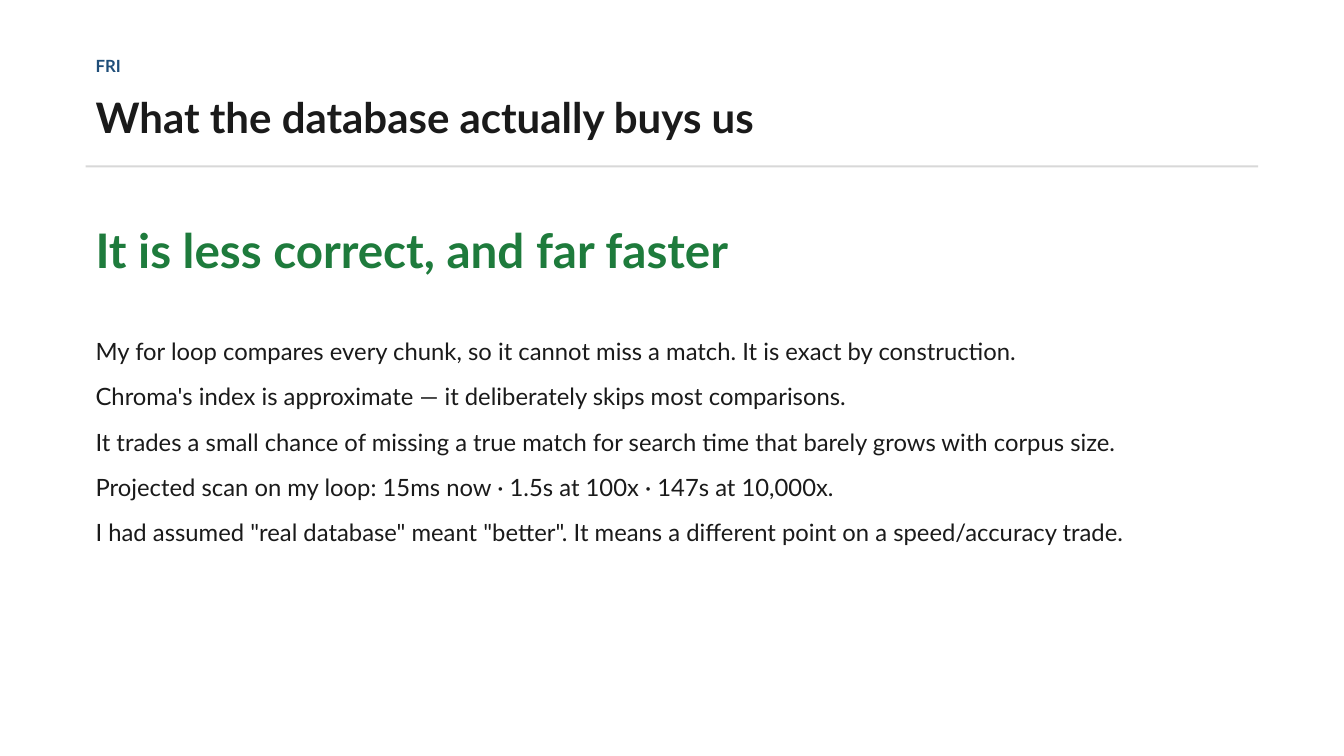
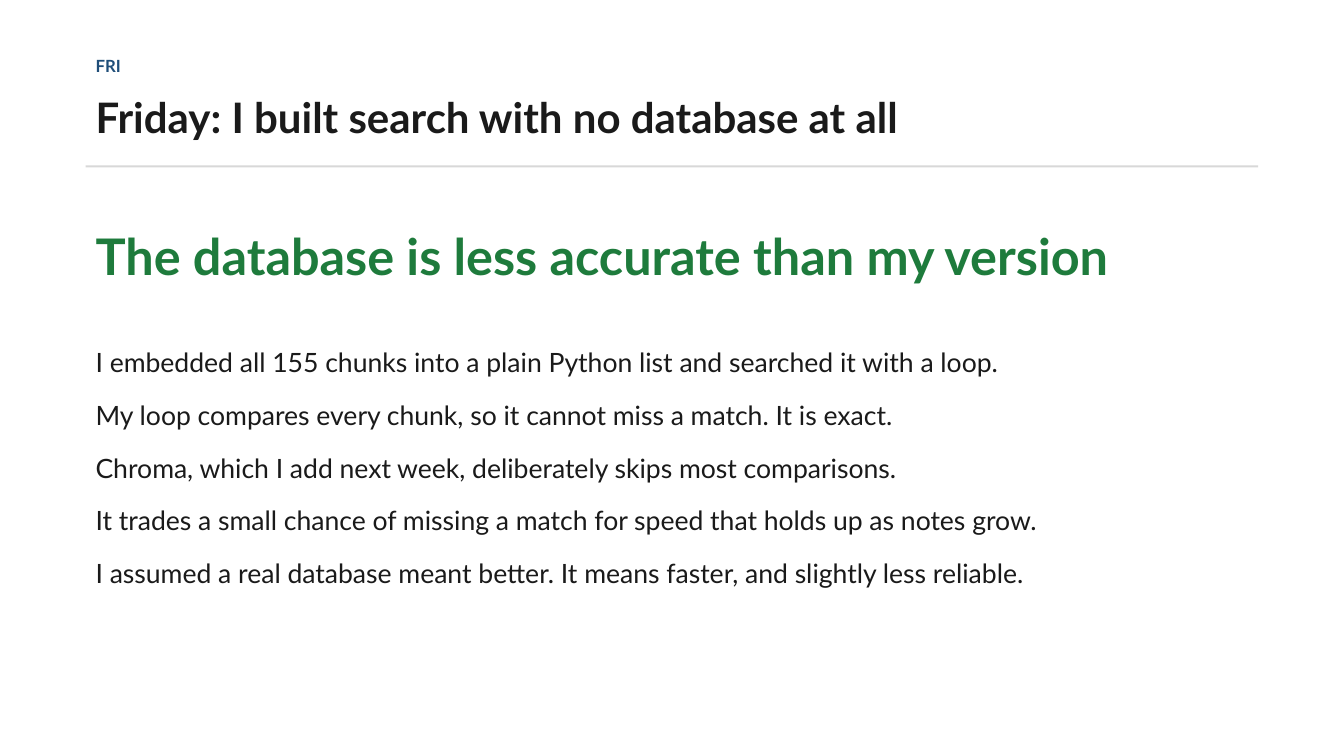
Before and after one commit to Iddrisusalima/ask-my-docs, a slide deck: slide 8 of presentation/week1-review.pptx (slide 13 before the commit). Drawn at 1344x756 pixels with LibreOffice and Linux fonts; fonts in the diff are those of the drawing. Boxes give left, top, right and bottom in pixels: in the first picture for what was removed or moved away, otherwise in the second. Text is boxed around its words. In the diff, an @@ line names an element or a change of style, - is before the commit and + after.

Commit message:
docs(presentation): Cut deck to 10 slides and simplify wording

```diff
--- a/presentation/week1-review.pptx
+++ b/presentation/week1-review.pptx
@@ text at bbox=[96, 101, 898, 140]: text changed @@
-What the database actually buys us
+Friday: I built search with no database at all
@@ text at bbox=[96, 237, 1108, 283]: text changed; size 34 to 36 pt @@
-It is less correct, and far faster
+The database is less accurate than my version
@@ text at bbox=[96, 352, 1036, 588]: text changed; size 17 to 19 pt @@
-My for loop compares every chunk, so it cannot miss a match. It is exact by construction.
-Chroma's index is approximate — it deliberately skips most comparisons.
-It trades a small chance of missing a true match for search time that barely grows with corpus size.
-Projected scan on my loop: 15ms now · 1.5s at 100x · 147s at 10,000x.
-I had assumed "real database" meant "better". It means a different point on a speed/accuracy trade.
+I embedded all 155 chunks into a plain Python list and searched it with a loop.
+My loop compares every chunk, so it cannot miss a match. It is exact.
+Chroma, which I add next week, deliberately skips most comparisons.
+It trades a small chance of missing a match for speed that holds up as notes grow.
+I assumed a real database meant better. It means faster, and slightly less reliable.
```
Also in this commit, not shown: 4 other slides changed, 5 slides added, 13 slides removed, 1 other file.
